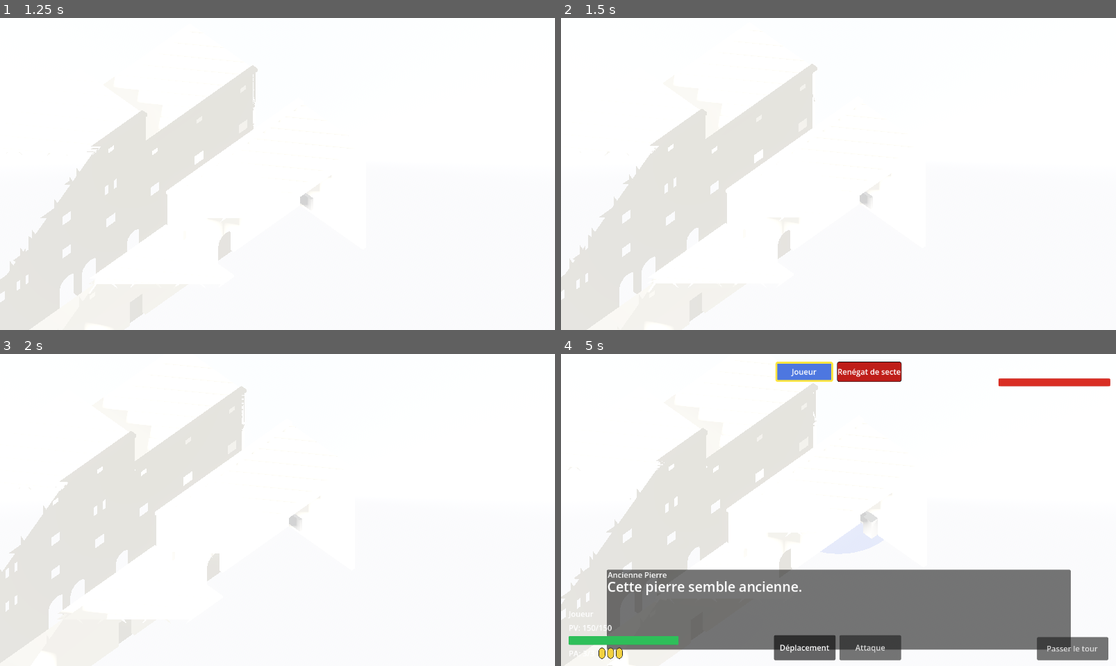
Above: before the commit, frames 1-4 (two rows, left to right).
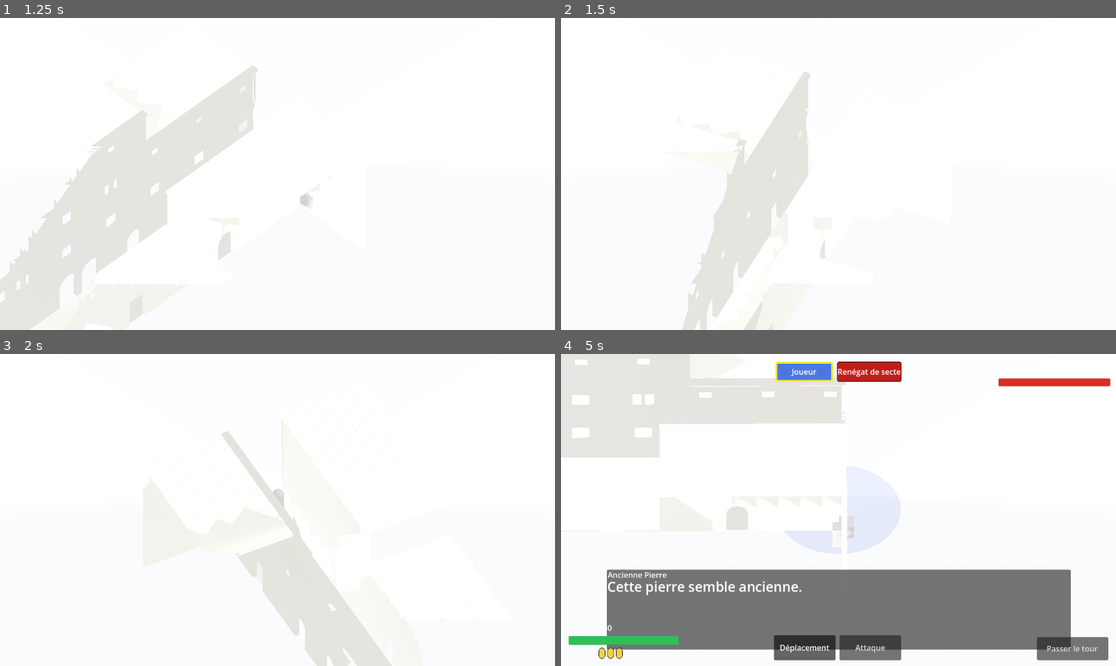
Above: after the commit, the same moments.

Repository: sillpct/lagoutte
Game: Godot game, scene res://scenes/main/main.tscn
The game is run twice, just before and just after one commit, with the same random seed, the same clock (stepped at 60 frames per second) and the same inputs.
Inputs (mouse positions are in pixels of both pictures, inside the frame that each line leads up to):
- Up to frame 1 (1.25 s): click "Nouvelle Partie" at 0.5 s
- Up to frame 2 (1.5 s): tap Enter (ui_accept) at 1.25 s; move the mouse to (960, 158) at 1.27 s; hold Right (ui_right) from 1.28 s (still down); hold R (recenter_camera) from 1.28 s (still down); click (960, 158) at 1.42 s
- Up to frame 3 (2 s): keep holding Right (ui_right); keep holding R (recenter_camera); tap Enter (ui_accept) at 1.52 s
- Up to frame 4 (5 s): move the mouse to (727, 525) at 2.02 s; release Right (ui_right) at 2.03 s; release R (recenter_camera) at 2.03 s; hold Down (ui_down) 2.03-2.78 s; tap T (end_turn) at 2.1 s; tap Enter (ui_accept) at 2.27, 3.77, 4.52 s; tap R (recenter_camera) at 2.3, 3.05, 3.6, 4.55 s; move the mouse to (894, 441) at 2.77 s; hold Right (ui_right) 2.78-3.53 s; hold E (interact) 2.78-3.53 s; move the mouse to (810, 572) at 3.52 s; hold Up (ui_up) 3.53-4.28 s; click (810, 572) at 3.67 s; move the mouse to (1005, 556) at 4.27 s; hold Left (ui_left) from 4.28 s (still down); hold C (start_test_combat) from 4.28 s (still down)

Frame 1 is identical in both runs. In frame 2, 15% of the frame differs, in the area x 0-57%, y 14-100%; in frame 3, 18%; in frame 4, 20%, in the area x 0-62%, y 0-100%.

Commit message:
Update camera_pivot.gd

Diff:
--- a/scenes/exploration/camera_pivot.gd
+++ b/scenes/exploration/camera_pivot.gd
@@ -5,11 +5,14 @@
 @export var follow_speed: float = 8.0
 
 @export var rotation_sensitivity: float = 0.01
+@export var keyboard_rotation_speed: float = 1.8
+@export var keyboard_pan_speed: float = 8.0
 @export var zoom_step: float = 2.0
 @export var min_zoom_size: float = 8.0
 @export var max_zoom_size: float = 32.0
 
 var _is_rotating := false
+var _is_free := false
 var _default_basis: Basis
 var _default_camera_size := 20.0
 
@@ -22,12 +25,13 @@
 
 func _process(delta: float) -> void:
 
-	if target == null:
-		return
-	global_position = global_position.lerp(
-		target.global_position,
-		follow_speed * delta
-	)
+	if target != null and not _is_free:
+		global_position = global_position.lerp(
+			target.global_position,
+			follow_speed * delta
+		)
+	_update_keyboard_rotation(delta)
+	_update_keyboard_pan(delta)
 
 func _unhandled_input(event: InputEvent) -> void:
 
@@ -50,7 +54,10 @@
 
 func recenter_camera() -> void:
 	_is_rotating = false
+	_is_free = false
 	basis = _default_basis
+	if target != null:
+		global_position = target.global_position
 	if _camera != null:
 		_camera.size = _default_camera_size
 
@@ -58,3 +65,28 @@
 	if _camera == null:
 		return
 	_camera.size = clampf(_camera.size + size_delta, min_zoom_size, max_zoom_size)
+
+func _update_keyboard_rotation(delta: float) -> void:
+	var rotation_input := 0.0
+	if Input.is_action_pressed("ui_left"):
+		rotation_input += 1.0
+	if Input.is_action_pressed("ui_right"):
+		rotation_input -= 1.0
+	if is_zero_approx(rotation_input):
+		return
+	rotate_y(rotation_input * keyboard_rotation_speed * delta)
+
+func _update_keyboard_pan(delta: float) -> void:
+	var pan_input := 0.0
+	if Input.is_action_pressed("ui_up"):
+		pan_input += 1.0
+	if Input.is_action_pressed("ui_down"):
+		pan_input -= 1.0
+	if is_zero_approx(pan_input):
+		return
+
+	_is_free = true
+	var forward := -global_transform.basis.z
+	forward.y = 0.0
+	forward = forward.normalized()
+	global_position += forward * pan_input * keyboard_pan_speed * delta
